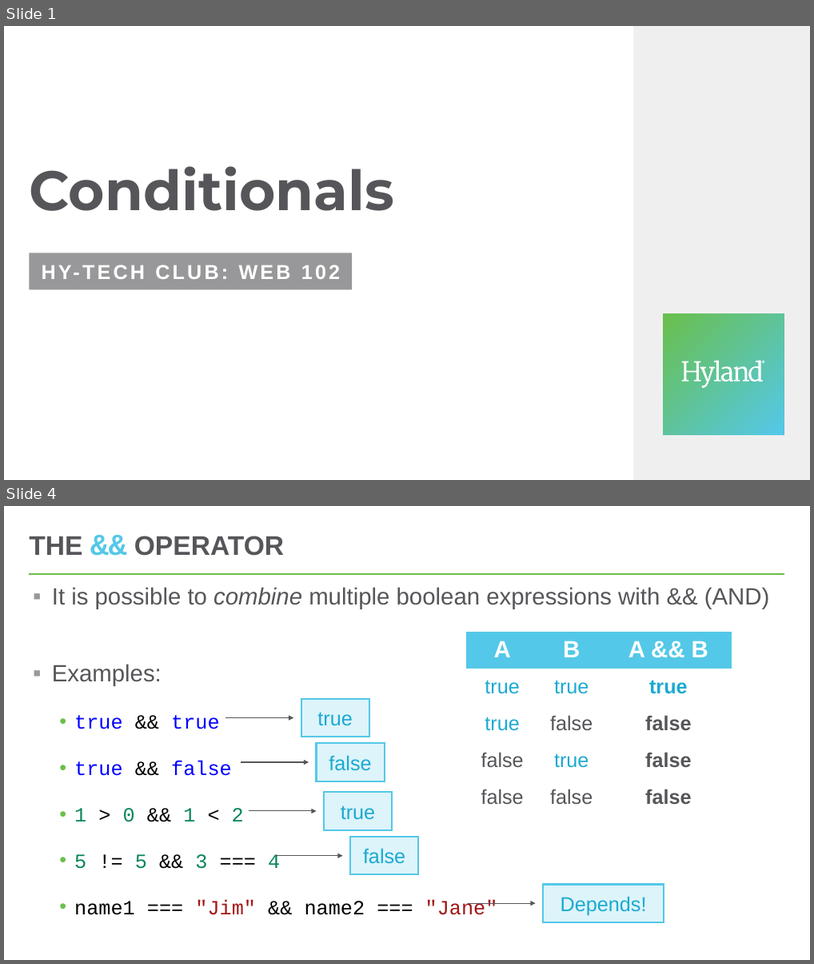
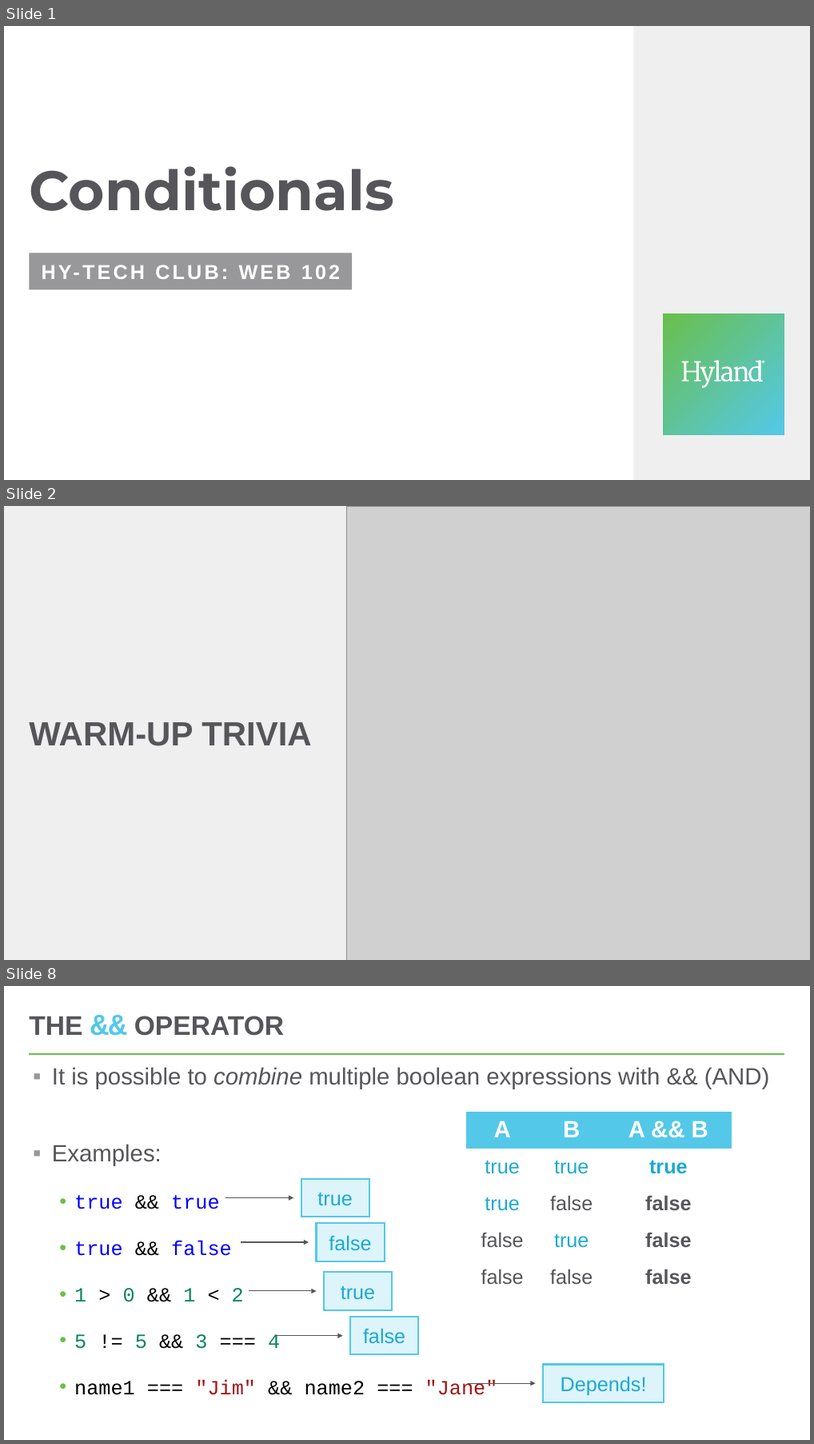
Before and after one commit to hytechclub/web-102, a slide deck: Week05/Conditionals.pptx. Shown one above the other, each under a label of ours: slides 1 and 4 before the commit, slides 1, 2 and 8 after it; the slides between them are not shown. The pictures are 814x964 and 814x1444 pixels, drawn with LibreOffice and Linux fonts; fonts in the diff are those of the drawing; grey boxes stand for pictures. Boxes give left, top, right and bottom in pixels: in the first picture for what was removed or moved away, otherwise in the second. Text is boxed around its words. In the diff, an @@ line names an element or a change of style, - is before the commit and + after.

```diff
--- a/Week05/Conditionals.pptx
+++ b/Week05/Conditionals.pptx
@@ slide 2 added at [4,506,810,960], background #FFFFFF @@
@@ rectangle added at [4,506,347,960], fill #EFEFF0 @@
@@ picture added at [347,506,810,960] @@
@@ title added at [29,722,311,746], 40 pt, text #56565A, bold @@
+WARM-UP TRIVIA
@@ what was slide 4 is now slide 8 @@
```
Also in this commit, not shown: 4 slides changed, 5 other slides added, 1 other file.
